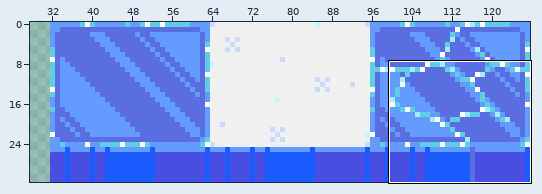
Pixel-art file: art/tiles.aseprite. The first picture is a wide view before the edit; the outline marks the close-up.
Close-up. Old version:
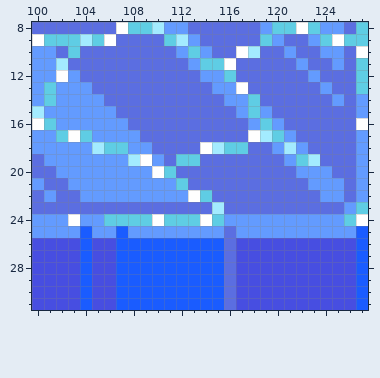
128x32 pixels, 1 frame. Shown: x 100..127, y 8..31. The wide view leaves out empty margins.
And afterwards:
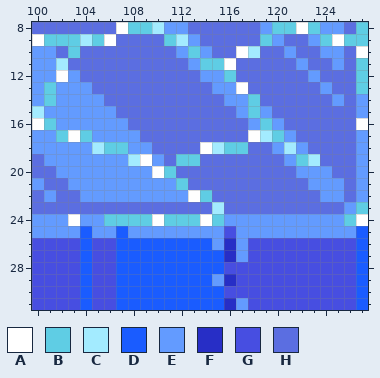
Palette (. is transparent): A #ffffff  B #5fcde4  C #a3ebff  D #1a5cff  E #639bff  F #272ec6  G #474ee1  H #5b6ee1
Edits made:
Colour D becomes colour E in row 26 at x 115; in row 29 at x 115.
Colour G becomes colour E in rows 26 to 27 at x 117; in row 31 at x 117.
Colour H becomes colour F in rows 26 to 27 at x 116; in row 29 at x 116; in row 31 at x 116.
Colour H becomes colour G in row 25 at x 116; in row 28 at x 116; in row 30 at x 116.
Where, in picture pixels (left, top, right, bottom), the same in both close-ups:
changed: (212, 226, 248, 310)
